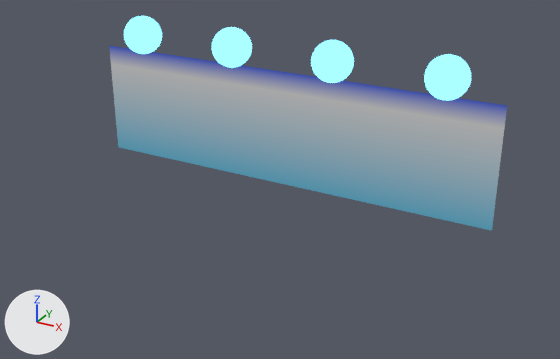
Renders of the Blender file CGI/365_sunrises_07.blend from each side of a commit.
Before and after are seen from a 50 mm lens placed at (2.24, -4.01, 2.08), pointed at (0.18, -0.27, 0.21). Lighting does not change. The marker at lower left points along +X, +Y and +Z.

The older version as bpy lines, for what is in view:
```python
ob_plane = bpy.data.objects.new('Plane', me_plane)
ob_plane.location = (0.0, 0.1, 0.38)
ob_plane.rotation_euler = (1.571, 0.0, 0.0)  # degrees (90, 0, 0)
ob_plane.scale = (1.38, 0.38, 1.0)
ob_sun = bpy.data.objects.new('Sun', me_sphere_002)
ob_sun.location = (0.0, 0.0, 0.826)
```
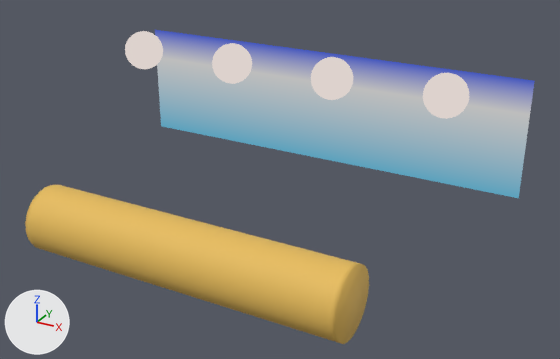
Where the change shows, as pixel boxes (x1, y1, x2, y2) in the pictures (560 x 359 px):
'Plane', recoloured, moved, rescaled (9% shorter): before (109, 46, 507, 231); after (155, 30, 535, 198)
'Cylinder', added (orange): after (25, 185, 369, 344)
'Sun', recoloured, moved (cyan to white): before (124, 16, 471, 101); after (125, 31, 469, 119)

Diff of the bpy script that builds the scene:
```diff
--- a/CGI/365_sunrises_07.blend.py
+++ b/CGI/365_sunrises_07.blend.py
@@ mat_sky_material @@
 mat_sky_material = bpy.data.materials.new('sky_material')
-# nodes: Emission x2, Mapping, MixShader, OutputMaterial, TexCoord, TexGradient, ValToRGB x2, Value
-# colours: brown #972a00, yellow #fff473, orange #ffb56d, cyan #7cdbff, white #ffffff, blue #5776ff
+# nodes: Emission x3, Mapping, MixShader x2, OutputMaterial, TexCoord, TexGradient, ValToRGB x2, Value x2
+# colours: dark red #6c0000, orange #b66a00, pink #ff2bc0, cyan #7cdbff, white #ffffff, blue #5776ff, black #000000
@@ mat_sun_material @@
 n1 = _N.new('ShaderNodeValToRGB'); n1.name = 'Color Ramp.001'
 while len(n1.color_ramp.elements) > 1: n1.color_ramp.elements.remove(n1.color_ramp.elements[-1])
-n1.color_ramp.elements[0].position = 0.0; n1.color_ramp.elements[0].color = (0.0, 0.0, 0.0, 1.0)
-_e = n1.color_ramp.elements.new(0.2); _e.color = (1.0, 0.0634, 0.0, 1.0)
-_e = n1.color_ramp.elements.new(0.4); _e.color = (1.0, 0.768, 0.358, 1.0)
-_e = n1.color_ramp.elements.new(1.0); _e.color = (0.202, 0.705, 1.0, 1.0)
+n1.color_ramp.elements[0].position = 0.0; n1.color_ramp.elements[0].color = (0.5, 0.168, 0.025, 1.0)
+_e = n1.color_ramp.elements.new(0.25); _e.color = (1.0, 0.37, 0.1, 1.0)
+_e = n1.color_ramp.elements.new(1.0); _e.color = (1.0, 1.0, 1.0, 1.0)
 n2 = _N.new('ShaderNodeValue'); n2.name = 'Value'
-n2.outputs[0].default_value = 0.996  # 'Value'
+n2.outputs[0].default_value = 0.872  # 'Value'
 n3 = _N.new('ShaderNodeEmission'); n3.name = 'Emission'
-n3.inputs[1].default_value = 1.991  # 'Strength'
+n3.inputs[1].default_value = 0.724  # 'Strength'
 _L.new(n2.outputs[0], n1.inputs[0])  # 'Value' to 'Factor'
@@ mat_ribbon_material @@
+mat_ribbon_material = principled_material('Ribbon_Material')
+mat_ribbon_material.base_color = (0.8, 0.504, 0.104)  # orange #e7bc5b
+mat_ribbon_material.roughness = 0.716
@@ me_cylinder @@
+me_cylinder.from_pydata(...)  # 1608 vertices, 1586 faces; spans x -1.5..1.5, y -0.2..0.2, z -0.2..0.2
+me_cylinder.polygons.foreach_set('use_smooth', [True] * 1586)
+me_cylinder.materials.append(mat_ribbon_material)  # orange #e7bc5b
@@ ob_plane @@
 ob_plane = bpy.data.objects.new('Plane', me_plane)
-ob_plane.location = (0.0, 0.1, 0.38)
+ob_plane.location = (0.0, 0.654, 0.372)
 ob_plane.rotation_euler = (1.571, 0.0, 0.0)  # degrees (90, 0, 0)
-ob_plane.scale = (1.38, 0.38, 1.0)
+ob_plane.scale = (1.41, 0.387, 1.02)
@@ ob_sun @@
 ob_sun = bpy.data.objects.new('Sun', me_sphere_002)
-ob_sun.location = (0.0, 0.0, 0.826)
+ob_sun.location = (0.0, 0.0, 0.724)
 _m = ob_sun.modifiers.new('Array', 'ARRAY')
@@ ob_cylinder @@
+ob_cylinder = bpy.data.objects.new('Cylinder', me_cylinder)
+ob_cylinder.location = (0.0, -1.0, 0.0)
+ob_cylinder.scale = (0.66, 1.0, 1.0)
```
